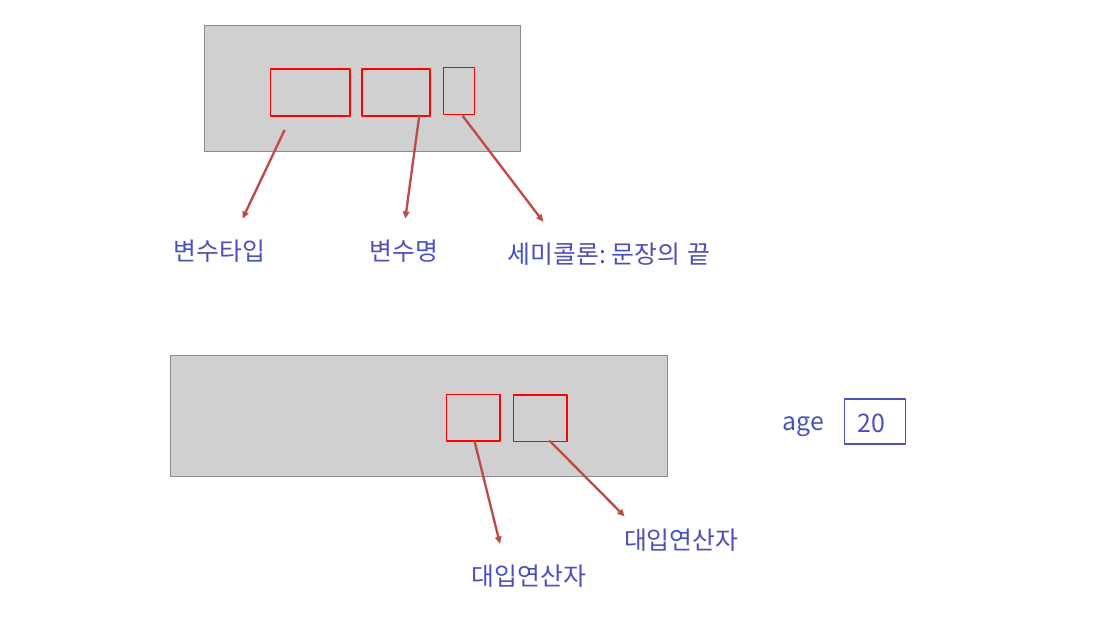
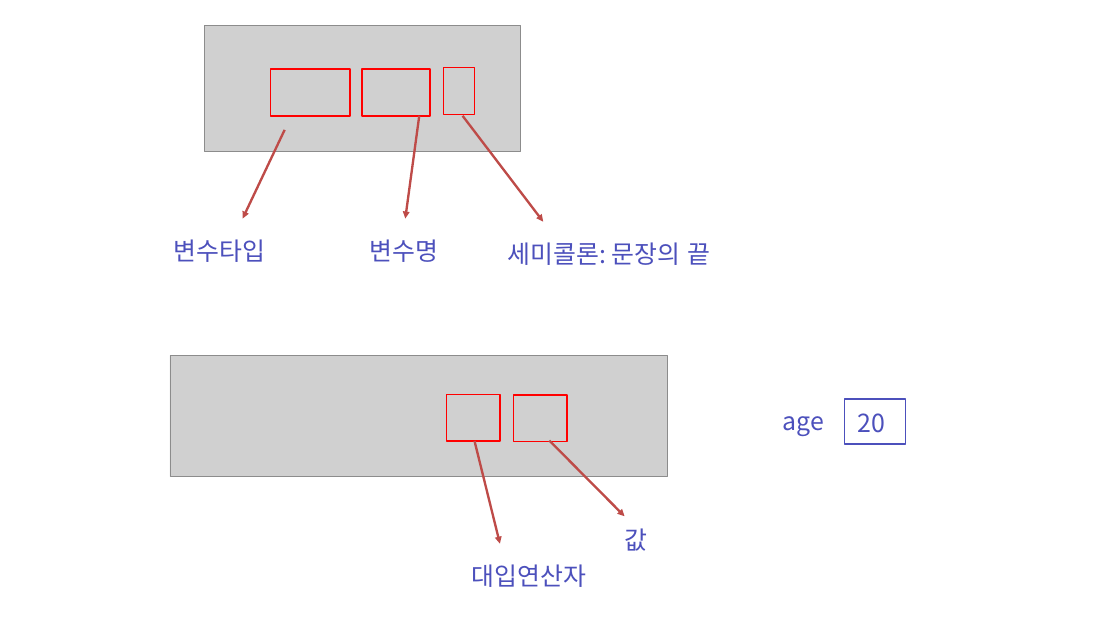
Before and after one commit to zest132/JavaLecture, a slide deck: slide 24 of JavaLecture/LectureFile/java 1강.pptx. Drawn at 1120x630 pixels with LibreOffice and Linux fonts; fonts in the diff are those of the drawing; grey boxes stand for pictures. Boxes give left, top, right and bottom in pixels: in the first picture for what was removed or moved away, otherwise in the second. Text is boxed around its words. In the diff, an @@ line names an element or a change of style, - is before the commit and + after.

```diff
--- a/JavaLecture/LectureFile/java 1강.pptx
+++ b/JavaLecture/LectureFile/java 1강.pptx
@@ text at (x1=624, y1=528, x2=647, y2=551): text changed @@
-대입연산자
+값
```
Also in this commit, not shown: 5 other files.
